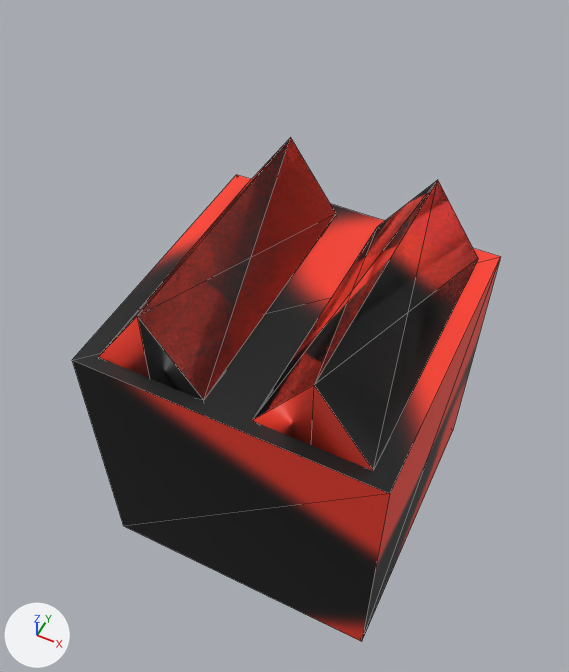
Renders of the OBJ model resources/enemy/enemy.obj from each side of a commit.
Camera for both pictures: a camera (50 mm lens) standing at (2.56, -5.48, 8.02) and looking at (-0.21, 0.05, 1.1). Every picture has the same lights, and +X, +Y and +Z are marked at lower left. The picture after the commit comes second. Mesh edges are drawn as thin lines. Where no turn or scale is listed for an object, it has been applied to the vertices. Vertices at exactly the same position are counted once.

Objects in the first picture: 'Cube', '立方体'.
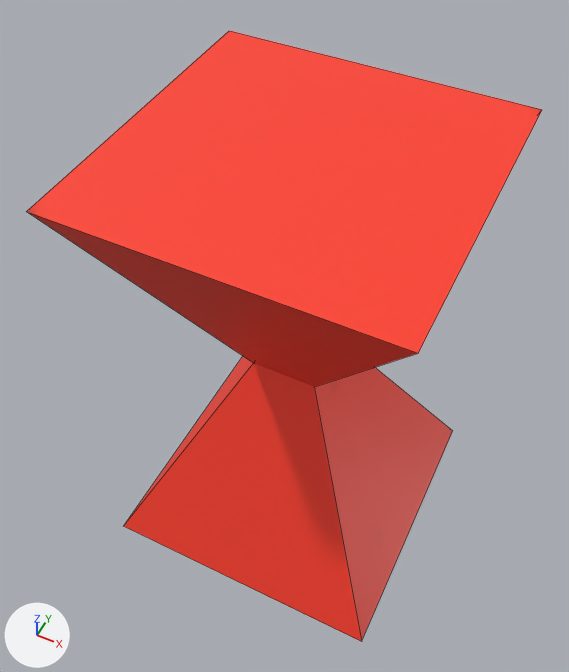
The newer file is also rescaled (x1.136), turned or shifted as a whole; pictures and numbers use the older file's frame.

Location of each change, [x1, y1, x2, y2] in pixels of the pictures (569 x 672 px):
'Cube.001', added (red): after [26, 31, 542, 387]
'Cube', reshaped: before [72, 175, 501, 642]; after [124, 356, 453, 642]
'立方体', deleted: before [99, 137, 478, 471]

Patch to the scene script:
```diff
--- a/resources/enemy/enemy.obj.py
+++ b/resources/enemy/enemy.obj.py
@@ me_cube @@
 # used by ob_cube; location = (0.0, 0.0, 0.0)
-me_cube.from_pydata(...)  # 8 vertices, 12 faces; spans x -1.76..1.76, y -1.76..1.76, z -1.76..1.76
+me_cube.from_pydata(...)  # 5 vertices, 5 faces; spans x -1.76..1.76, y -1.76..1.76, z -1.76..1.76
+# me_cube part 1
+# 4 vertices are removed from x -1.76..1.76, y -1.76..1.76, z 1.76
+# 12 faces are deleted
+# 1 vertex is added at (0.0, 0.0, 1.76)
+# 5 new faces join them
 me_cube.materials.append(mat_material)
@@ me_cube_001 @@
+me_cube_001.from_pydata(...)  # 5 vertices, 5 faces; spans x -1.73..1.79, y -1.78..1.74, z -0.81..2.72
+me_cube_001.materials.append(mat_material)  # picture img_enemy_png
@@ ob_立方体 @@
-ob_立方体 = bpy.data.objects.new('立方体', me_立方体)
-ob_立方体.location = (0.0, 0.0, 0.0)
@@ ob_cube_001 @@
+ob_cube_001 = bpy.data.objects.new('Cube.001', me_cube_001)
+ob_cube_001.location = (-0.02, 0.02, 1.01)
```
